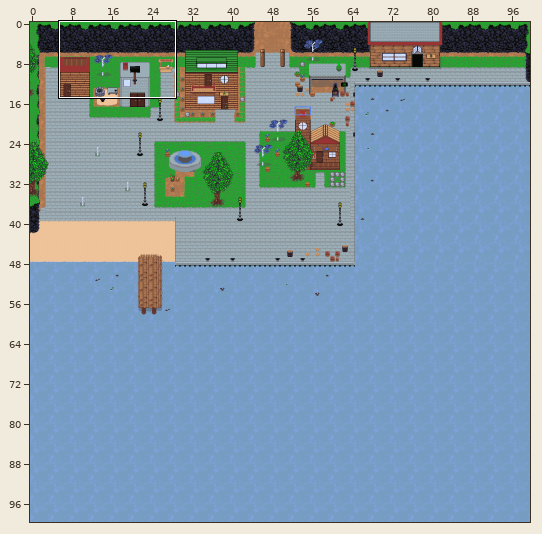
Tiled map, stored at SecretProject/SecretProject/Content/bin/DesktopGL/Map/royalDocks.tmx. The picture above shows the old version from afar; the outline marks the close-up.
Close-up. Before the commit:
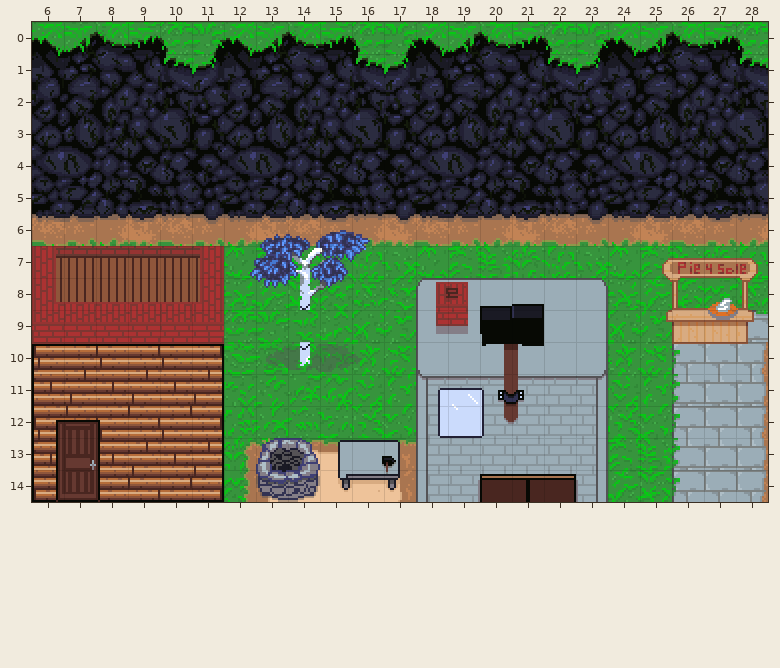
Cells are 16x16 px. Shown: x 6..28, y 0..14. The commit also changed other parts of the map, which this record leaves out.
Now the later version:
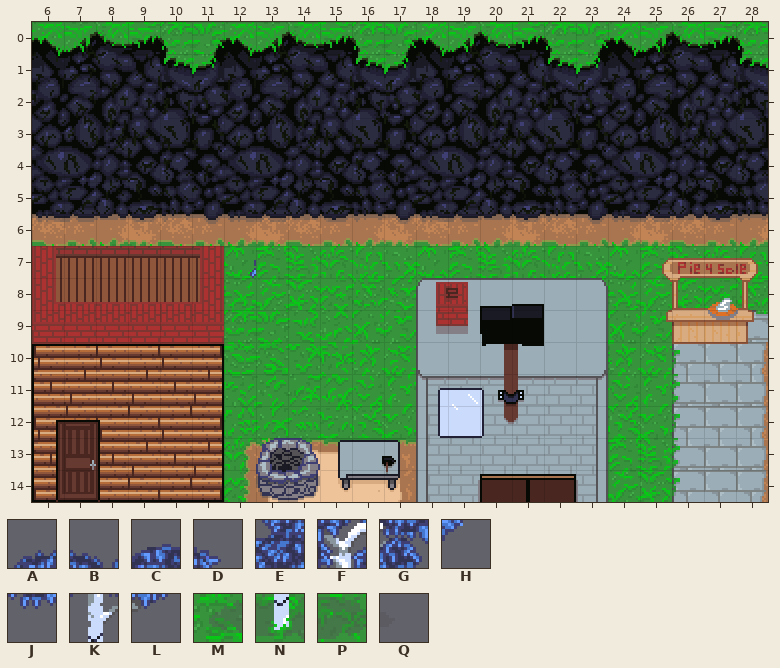
Key: from "MasterSpriteSheet": A 4443, B 4444, C 4445, D 4446, E 4543, F 4544, G 4545, H 4546, J 4643, K 4644, L 4645, M 4843, N 4844, P 4845, Q 4846.
_ is an empty cell.
See-through tiles are keyed as they look on the map.
Difference:
Layer "buildings":
The author cleared tile N in row 10 at x 14.
Layer "midGround":
The author cleared tile M in row 10 at x 13.
The author cleared tile P in row 10 at x 15.
The author cleared tile Q in row 10 at x 16.
Layer "foreGround":
The author cleared tile A in row 6 at x 13.
The author cleared tile B in row 6 at x 14.
The author cleared tile C in row 6 at x 15.
The author cleared tile D in row 6 at x 16.
The author cleared tile E in row 7 at x 13.
The author cleared tile F in row 7 at x 14.
The author cleared tile G in row 7 at x 15.
The author cleared tile H in row 7 at x 16.
The author cleared tile J in row 8 at x 13.
The author cleared tile K in row 8 at x 14.
The author cleared tile L in row 8 at x 15.
Boxes around the changes in both close-ups, in picture pixels (x1, y1, x2, y2):
removed: (256, 230, 370, 310)
removed: (266, 342, 362, 372)
